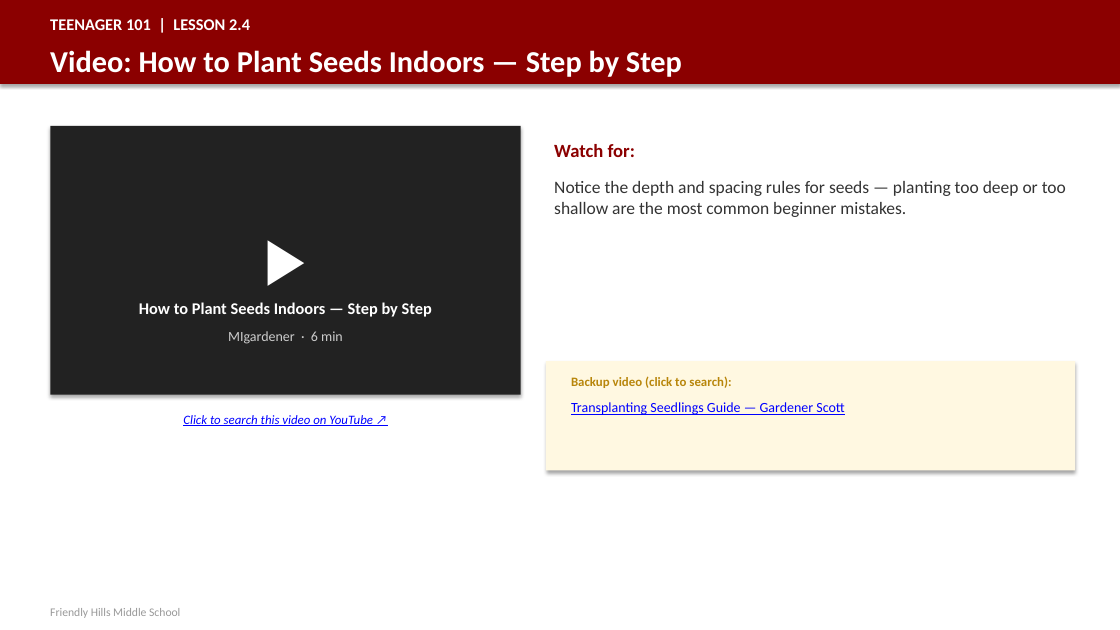
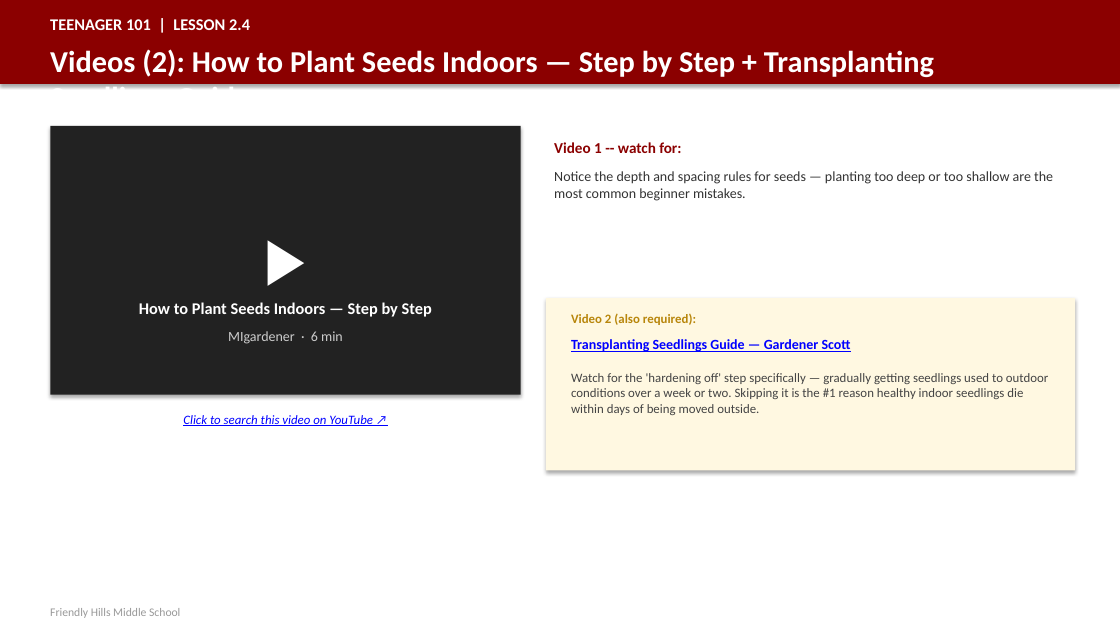
Before and after one commit to milesclawson/test-repo, a slide deck: slide 40 of downloads/teenager101_teacher_slides.pptx. Drawn at 1120x630 pixels with LibreOffice and Linux fonts; fonts in the diff are those of the drawing. Boxes give left, top, right and bottom in pixels: in the first picture for what was removed or moved away, otherwise in the second. Text is boxed around its words. In the diff, an @@ line names an element or a change of style, - is before the commit and + after.

```diff
--- a/downloads/teenager101_teacher_slides.pptx
+++ b/downloads/teenager101_teacher_slides.pptx
@@ text at <box>50,49,934,88</box>: text changed @@
-Video: How to Plant Seeds Indoors — Step by Step
+Videos (2): How to Plant Seeds Indoors — Step by Step + Transplanting Seedlings Guide
@@ text at <box>554,142,681,153</box>: text changed; size 16 to 13 pt @@
-Watch for:
+Video 1 -- watch for:
@@ text "Notice the depth and spacing ...": place and size @@
-text "Notice the depth and spacing ..." at <box>554,181,1066,217</box>
+text "Notice the depth and spacing ..." at <box>554,171,1053,201</box>
@@ text "Notice the depth and spacing ..." at <box>554,171,1053,201</box>: size 15 to 12 pt @@
@@ rectangle: place and size @@
-rectangle at <box>546,361,1075,471</box>
+rectangle at <box>546,298,1075,471</box>
@@ text at <box>571,313,696,325</box>: text changed @@
-Backup video (click to search):
+Video 2 (also required):
@@ text "Transplanting Seedlings Guide — Gardener ...": place and size @@
-text "Transplanting Seedlings Guide — Gardener ..." at <box>571,402,844,415</box>
+text "Transplanting Seedlings Guide — Gardener ..." at <box>571,339,851,352</box>
@@ text "Transplanting Seedlings Guide — Gardener ..." at <box>571,339,851,352</box>: bold on @@
@@ text added at <box>571,373,1048,415</box>, 11 pt, text #444444 @@
+Watch for the 'hardening off' step specifically — gradually getting seedlings used to outdoor conditions over a week or two. Skipping it is the #1 reason healthy indoor seedlings die within days of being moved outside.
```
Also in this commit, not shown: 6 other slides changed, 1 other file.
